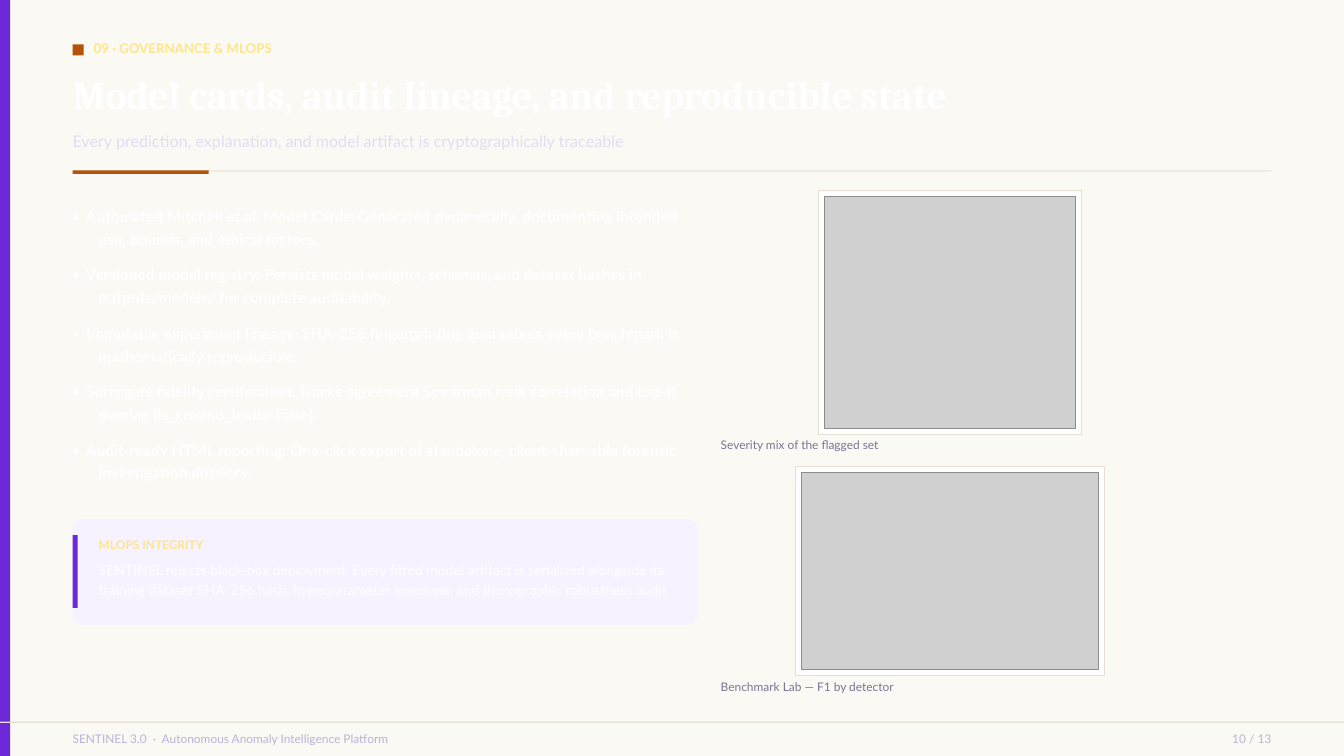
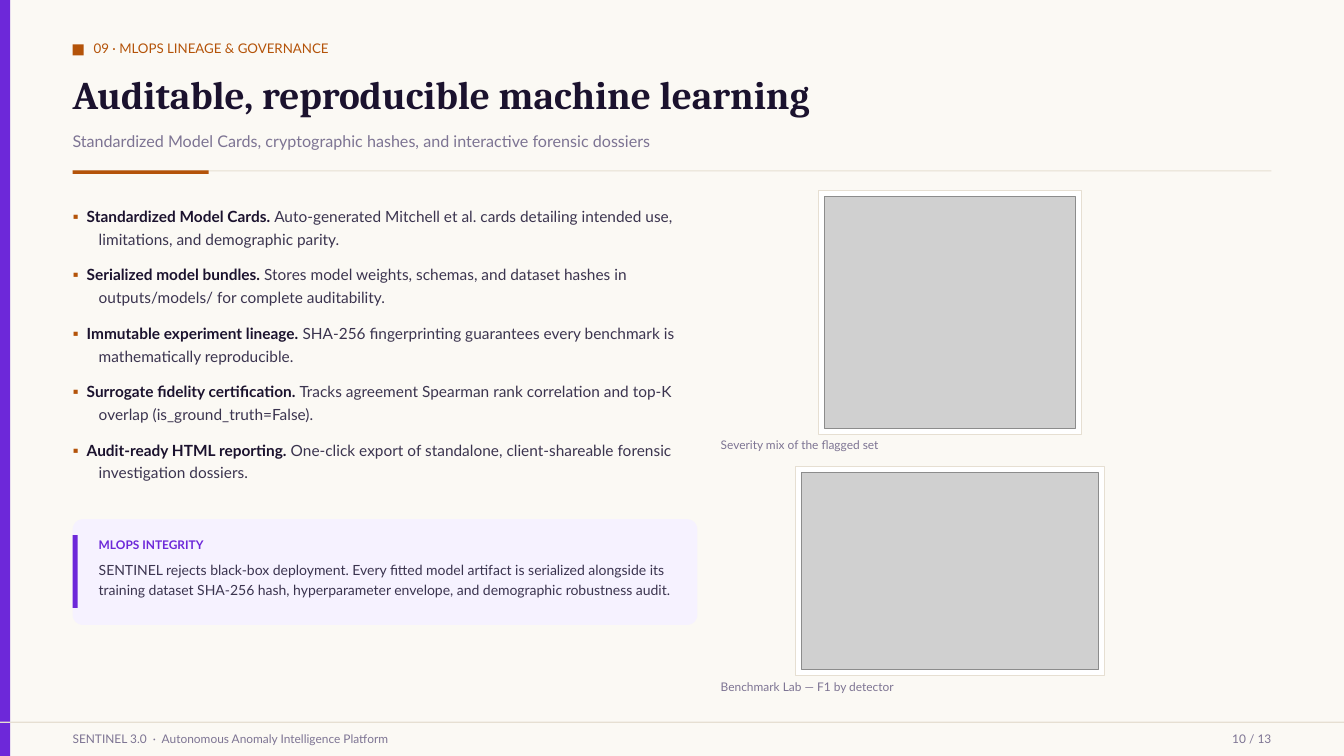
Before and after one commit to rohan1252030019-netizen/explainable-anomaly-detection, a slide deck: slide 10 of presentation/Explainable_Anomaly_Detection_12slides.pptx. Drawn at 1344x756 pixels with LibreOffice and Linux fonts; fonts in the diff are those of the drawing; grey boxes stand for pictures. Boxes give left, top, right and bottom in pixels: in the first picture for what was removed or moved away, otherwise in the second. Text is boxed around its words. In the diff, an @@ line names an element or a change of style, - is before the commit and + after.

Commit message:
fix(presentation): restore high-contrast dark text typography for white slide backgrounds

```diff
--- a/presentation/Explainable_Anomaly_Detection_12slides.pptx
+++ b/presentation/Explainable_Anomaly_Detection_12slides.pptx
@@ text added at (94,43,329,53), 9.5 pt, text #B45309 @@
+09 · MLOPS LINEAGE & GOVERNANCE
@@ text added at (73,81,810,118), 28 pt, text #1B122E, bold @@
+Auditable, reproducible machine learning
@@ text added at (73,135,650,150), 11.5 pt, text #7D7493 @@
+Standardized Model Cards, cryptographic hashes, and interactive forensic dossiers
@@ text added at (87,210,674,481), 11 pt, text #3B344F @@
+▪ Standardized Model Cards. Auto-generated Mitchell et al. cards detailing intended use, limitations, and demographic parity.
+▪ Serialized model bundles. Stores model weights, schemas, and dataset hashes in outputs/models/ for complete auditability.
+▪ Immutable experiment lineage. SHA-256 fingerprinting guarantees every benchmark is mathematically reproducible.
+▪ Surrogate fidelity certification. Tracks agreement Spearman rank correlation and top-K overlap (is_ground_truth=False).
+▪ Audit-ready HTML reporting. One-click export of standalone, client-shareable forensic investigation dossiers.
@@ text "MLOPS INTEGRITY" at (99,540,203,549): text colour #FDE68A to #6D28D9 @@
@@ text added at (99,564,670,598), 10 pt, text #3B344F @@
+SENTINEL rejects black-box deployment. Every fitted model artifact is serialized alongside its training dataset SHA-256 hash, hyperparameter envelope, and demographic robustness audit.
@@ text "SENTINEL 3.0 · Autonomous Anomaly ..." at (73,734,388,745): text colour #BDB2D6 to #7D7493 @@
@@ text "10 / 13" at (1232,734,1272,743): text colour #BDB2D6 to #7D7493 @@
```
Also in this commit, not shown: 12 other slides changed, 2 other files.
